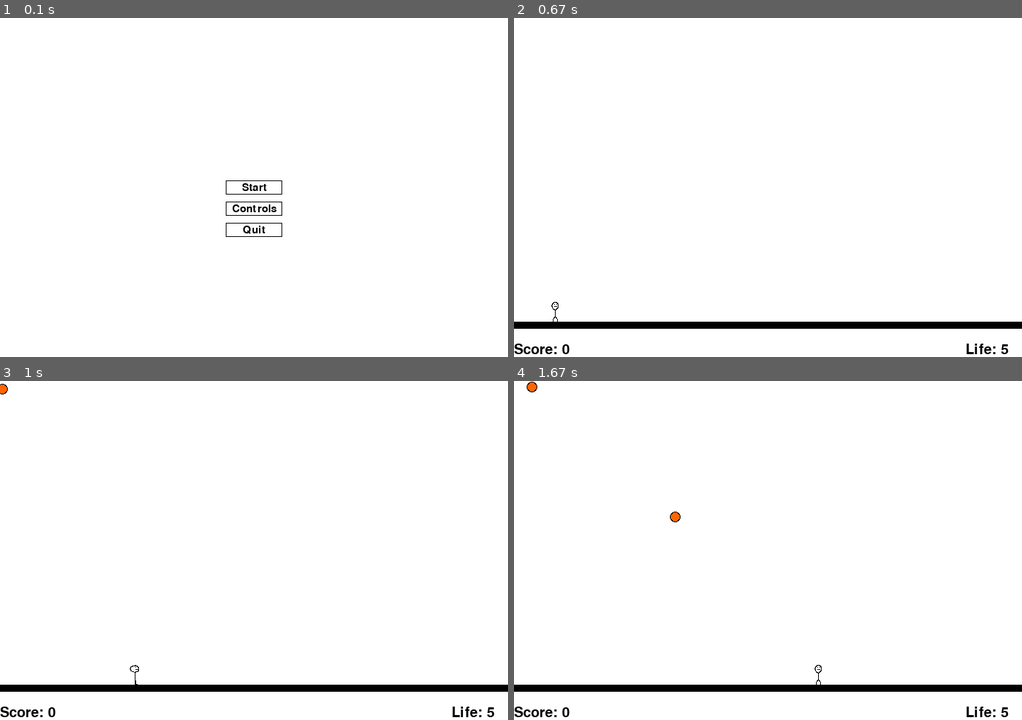
Above: before the commit, frames 1-4 (two rows, left to right).
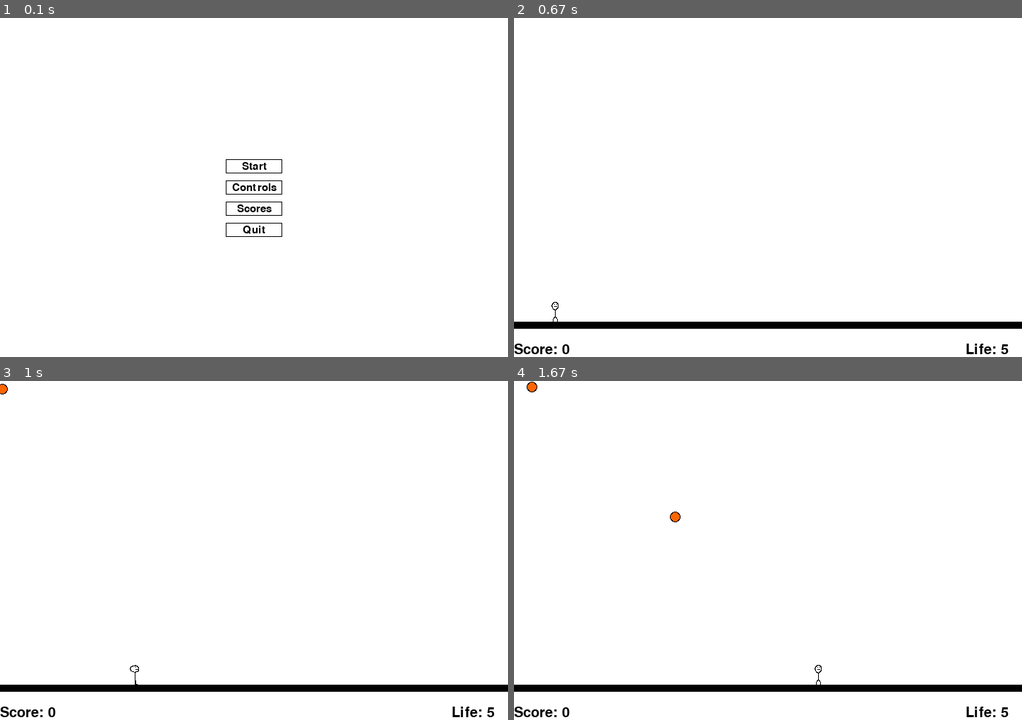
Above: after the commit, the same moments.

Repository: curtisxk38/pygame-DodgeGame
Game: pygame game, started from main.py
The game is run twice, just before and just after one commit, with the same random seed, the same clock (stepped at 60 frames per second) and the same inputs.
Inputs (mouse positions are in pixels of both pictures, inside the frame that each line leads up to):
- Up to frame 1 (0.1 s): no input
- Up to frame 2 (0.67 s): click "Start" at 0.38 s
- Up to frame 3 (1 s): hold Right from 0.67 s (still down); move the mouse to (259, 570) at 0.7 s
- Up to frame 4 (1.67 s): release Right at 1.13 s; hold Right 1.17-1.63 s

The runs differ from the first frame. In frame 1, 0.4% of the frame differs, in the area x 44-56%, y 41-58%; in frame 2, nothing differs; in frame 3, nothing differs; in frame 4, nothing differs.

Commit message:
Starting scoreboard. scoreboard state, scoreboard pickle file

Diff:
--- a/game.py
+++ b/game.py
@@ -201,9 +201,11 @@
 class GameScreenControl(state.State):
     def __init__(self):
         state.State.__init__(self)
-        self.next = 'menu'
+        self.next = 'scores'
         self.screen = pygame.display.get_surface()
         self.screen_rect = self.screen.get_rect()
+        #this could be better
+        self.hold_score = None
 
     def startup(self):
         SCREEN_SIZE.extend(pygame.display.get_surface().get_size())
@@ -216,6 +218,7 @@
 
     def cleanup(self):
         life[0] = 5
+        self.hold_score = score[0]
         score[0] = 0
         things.empty()
 
--- a/main.py
+++ b/main.py
@@ -4,6 +4,7 @@
 import pygame
 import game
 import menu
+import scores
 
 
 class DodgeGame():
@@ -29,8 +30,13 @@
         previous, self.state_name = self.state_name, self.state.next
         self.state.cleanup()
         self.state = self.state_dict[self.state_name]
+        # before doing anything else, get score from game state, and send to scores state
+        # probably a better way to do this
+        if previous == "game":
+            self.state_dict[self.state_name].receive_recent_score(self.state_dict[previous].hold_score)
         self.state.startup()
         self.state.previous = previous
+
 
     def update(self, dt):
         if self.state.quit:
@@ -64,7 +70,9 @@
     start = DodgeGame(screen_size, screen_fps)
 
     state_dict = {'menu': menu.MenuScreenControl(),
-                  'game': game.GameScreenControl()
+                  'game': game.GameScreenControl(),
+                  # 'instructions': todo
+                  'scores': scores.ScoresScreenControl()
     }
     start.setup_states(state_dict, 'menu')
     start.main_loop()
--- a/menu.py
+++ b/menu.py
@@ -10,7 +10,16 @@
         self.next = "game"
         self.button_list = []
 
-    def finish_menu(self):
+    def go_to_game(self):
+        self.next = "game"
+        self.done = True
+
+    def go_to_instructions(self):
+        self.next = "instructions"
+        self.done = True
+
+    def go_to_scores(self):
+        self.next = "scores"
         self.done = True
 
     def quit_game(self):
@@ -19,19 +28,23 @@
     def make_buttons(self):
         rect = pygame.Rect(0, 0, 80, 20)
         rect.centerx = pygame.display.get_surface().get_size()[0]/2
-        rect.centery = pygame.display.get_surface().get_size()[1]/2
-        self.button_list.append(button.Button(rect, "Start", (0, 0, 0), 15, self.finish_menu))
+        rect.centery = pygame.display.get_surface().get_size()[1]/2 - 30
+        self.button_list.append(button.Button(rect, "Start", (0, 0, 0), 15, self.go_to_game))
         rect.centery += 30
         self.button_list.append(button.Button(rect, "Controls", (0, 0, 0), 15, None))
+        rect.centery += 30
+        self.button_list.append(button.Button(rect, "Scores", (0, 0, 0), 15, self.go_to_scores))
         rect.centery += 30
         self.button_list.append(button.Button(rect, "Quit", (0, 0, 0), 15, self.quit_game))
 
 
     def startup(self):
-        self.make_buttons()
+        # if its empty
+        if not self.button_list:
+            self.make_buttons()
 
     def cleanup(self):
-        self.button_list = []
+        pass
 
     def get_event(self, event):
         for b in self.button_list:
@@ -40,9 +53,6 @@
             self.quit = True
 
     def update(self, screen, dt):
-        self.draw(screen)
+        screen.fill((255, 255, 255))
         for b in self.button_list:
             b.update(screen)
-
-    def draw(self, screen):
-        screen.fill((255, 255, 255))
--- /dev/null
+++ b/scores.py
@@ -0,0 +1,69 @@
+import pygame
+import state
+import button
+import pickle
+
+BLACK = (0, 0, 0)
+
+class ScoresScreenControl(state.State):
+    def __init__(self):
+        state.State.__init__(self)
+        self.next = "menu"
+        self.recent_score = None
+        rect = pygame.Rect(0, 0, 80, 20)
+        rect.centerx, rect.centery = pygame.display.get_surface().get_size()[0]/2, pygame.display.get_surface().get_size()[1]-60
+        self.menu_button = button.Button(rect, "Menu", (0, 0, 0), 15, self.finish)
+        self.font = pygame.font.Font('freesansbold.ttf', 30)
+
+        self.score_board = None
+
+    def receive_recent_score(self, score):
+        self.recent_score = score
+
+    def update_score_board(self):
+        """Precondition: self.text is not None"""
+        self.score_board.append(self.recent_score)
+        # sort score_board, largest to smallest
+        self.score_board.sort(reverse=True)
+        if len(self.score_board) > 10:
+            # if score_board has more than 10 entries, trim of the lower values to make it have 10 entries
+            self.score_board = self.score_board[:10]
+
+    def make_game_over_text(self):
+        """Precondition: self.text is not None"""
+        self.text = self.font.render("Game Over! Your score was %s!" % self.recent_score, True, BLACK)
+        self.text_rect = self.text.get_rect()
+        self.text_rect.center = (pygame.display.get_surface().get_size()[0]/2, 50)
+
+
+
+    def finish(self):
+        self.done = True
+
+    def startup(self):
+        try:
+            self.score_board = pickle.load(open("scoreboard.pkl", "rb"))
+        except FileNotFoundError:
+            self.score_board = []
+
+        if self.recent_score is not None:
+            self.update_score_board()
+            self.make_game_over_text()
+
+
+
+
+    def cleanup(self):
+        pickle.dump(self.score_board, open("scoreboard.pkl", "wb"))
+        self.recent_score = None
+
+    def get_event(self, event):
+        self.menu_button.get_event(event)
+        if pygame.key.get_pressed()[pygame.K_ESCAPE]:
+            self.done = True
+
+    def update(self, screen, dt):
+        screen.fill((255, 255, 255))
+        if self.recent_score is not None:
+            screen.blit(self.text, self.text_rect)
+        self.menu_button.update(screen)
